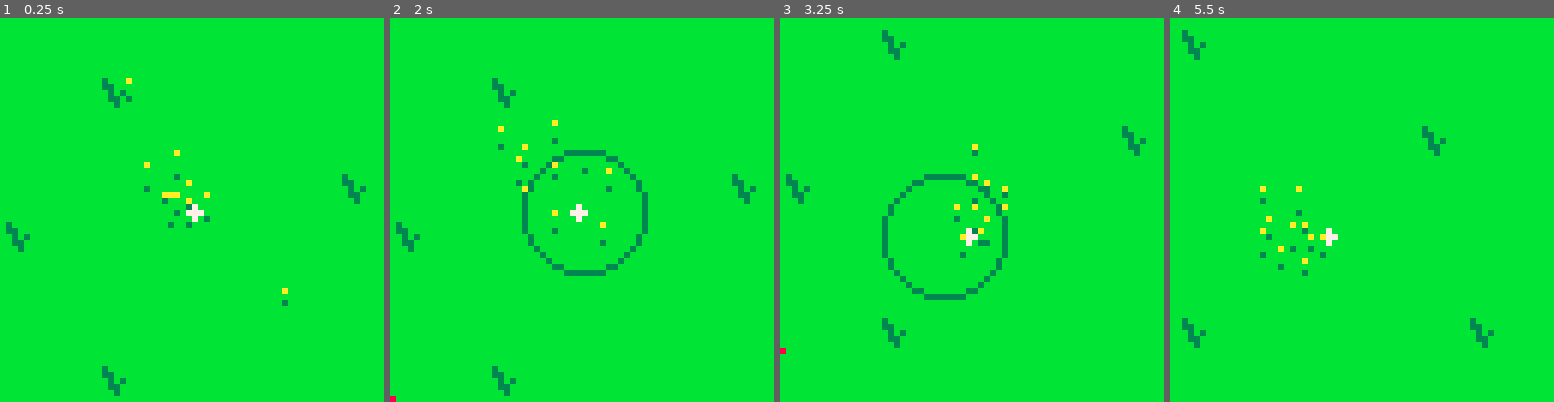
Above: before the commit, frames 1-4 (left to right).
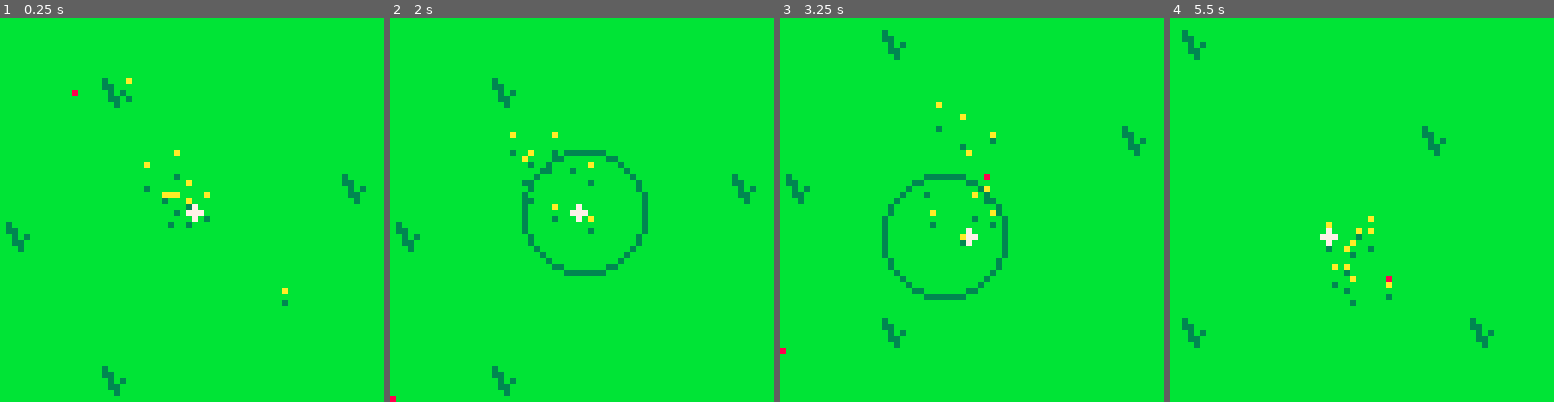
Above: after the commit, the same moments.

Repository: greysonp/swarm
Game: PICO-8 cartridge bees.p8
Two runs of this game, one before a commit and one after it. Both use one fixed random seed, a clock stepped at 60 frames per second and the inputs below.
Inputs:
- Up to frame 1 (0.25 s): no input
- Up to frame 2 (2 s): tap O (Z key) at 0.33, 0.7, 1.43 s; tap X (X key) at 1.07 s; hold Left from 1.97 s (still down)
- Up to frame 3 (3.25 s): tap X (X key) every 0.33 s from 2.07 to 3.07 s; tap O (Z key) at 2.22, 3.1 s; release Left at 2.37 s; hold Down 2.42-2.82 s; hold Right from 2.87 s (still down)
- Up to frame 4 (5.5 s): tap X (X key) every 0.33 s from 3.4 to 5.4 s; release Right at 3.53 s; hold Up 3.58-4.08 s; tap O (Z key) at 3.98, 4.87 s; hold Right 4.13-4.53 s; hold Down 4.58-5.08 s; hold Left from 5.13 s (still down)

The runs differ from the first frame. In frame 1, less than 0.1% of the frame differs, in the area x 18-21%, y 18-21%; in frame 2, 0.9%; in frame 3, 0.9%; in frame 4, 1.0%, in the area x 23-58%, y 43-75%.

Commit message:
Added enemy targeting.

Diff:
--- a/bees.p8
+++ b/bees.p8
@@ -32,6 +32,9 @@
     local bee = newbee(rnd(64), rnd(64), cursor)
     addbee(bee)
   end
+
+  -- add an enemy
+  addenemy(newenemy(10, 10))
 end
 
 function _update()
@@ -183,10 +186,6 @@
     spr(0, self.pos.x - 1, self.pos.y - 1)
   end
 
-  function cursor:getcenter()
-    return self.pos:add(newvector(1, 1))
-  end
-
   return cursor
 end
 
@@ -212,8 +211,6 @@
   bee.pos.x = x
   bee.pos.y = y
   bee.maxspeed = 2.5
-  bee.vel.x = 0
-  bee.vel.y = 0
   bee.vision = 5
   bee.targetvision = 10
   bee.minelevation = 1
@@ -223,12 +220,9 @@
   bee.anchor = anchor
 
   function bee:update()
-    -- move towards all targets
-    local target = newvector(0, 0)
-    for bt in all(beetargets) do
-      target = target:add(self:target(bt):mult(bt.attraction))
-    end
+    -- handle anchors and targets
     local targetanchor = self:targetanchor()
+    local targetenemy = self:targetenemy():mult(2.5)
 
     -- implement the traditional swarming algorithm
     -- http://processingjs.org/learning/topic/flocking/
@@ -239,7 +233,8 @@
     -- there's a weird bias towards the top left of the cursor. this is a little hack to reduce it.
     local removebias = newvector(.15, .15)
 
-    self.vel = self.vel:add(target):add(targetanchor):add(separation):add(alignment):add(cohesion):add(removebias)
+    -- sum 'em all up
+    self.vel = self.vel:add(targetenemy):add(targetanchor):add(separation):add(alignment):add(cohesion):add(removebias)
 
     -- keep everything under a maximum speed
     local currspeed = self.vel:mag()
@@ -267,11 +262,15 @@
     pset(self.pos.x, self.pos.y - self.elevation + self.minelevation, 10)
   end
 
-  function bee:target(t)
-    local diff = t:getcenter():sub(self.pos)
-    local rads = atan2(diff.x, diff.y)
-
-    if diff:mag() <= self.targetvision then
+  function bee:targetenemy()
+    local enemy = findclosest(enemies, self.anchor.pos.x, self.anchor.pos.y, function(obj, dist)
+      return dist <= self.anchor.radius
+    end)
+
+    if enemy != nil then
+      local diff = enemy.pos:sub(self.pos)
+      local rads = atan2(diff.x, diff.y)
+
       local tvec = newvector(cos(rads), sin(rads))
       tvec:norm()
       return tvec
@@ -392,18 +391,14 @@
   local enemy = newgameobj()
   enemy.pos.x = x
   enemy.pos.y = y
-  enemy.attraction = 1
 
   function enemy:update()
-    -- do something
+    self.vel.x = 0.25
+    self.vel.y = 0.25
   end
 
   function enemy:draw()
     pset(self.pos.x, self.pos.y, 8)
-  end
-
-  function enemy:getcenter()
-    return self.pos
   end
 
   return enemy
